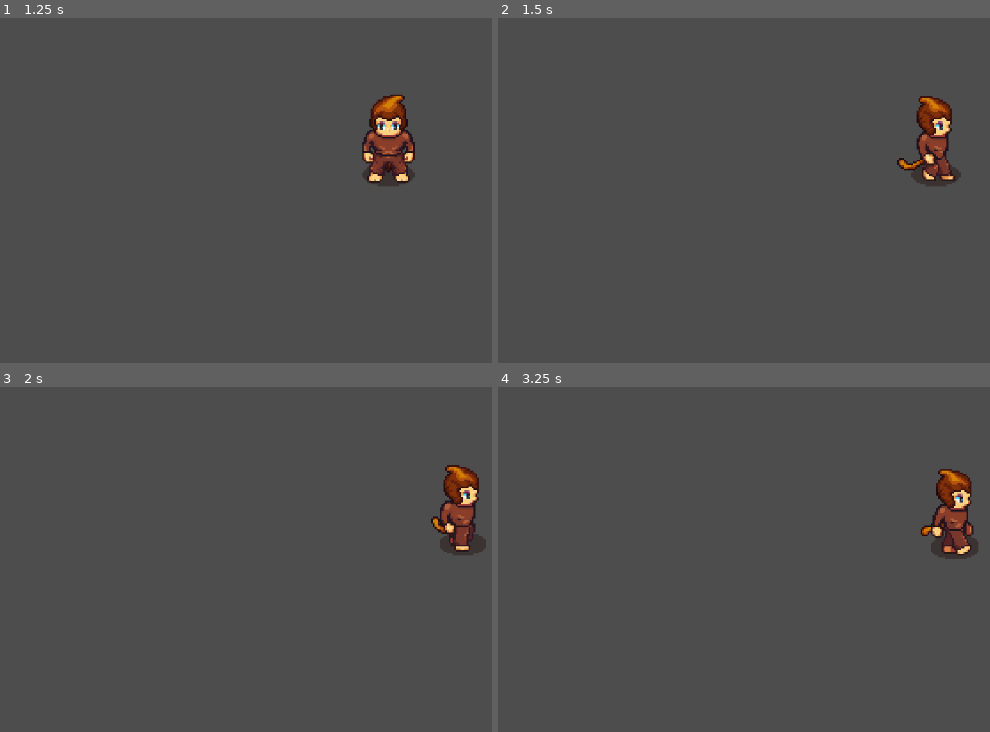
Above: before the commit, frames 1-4 (two rows, left to right).
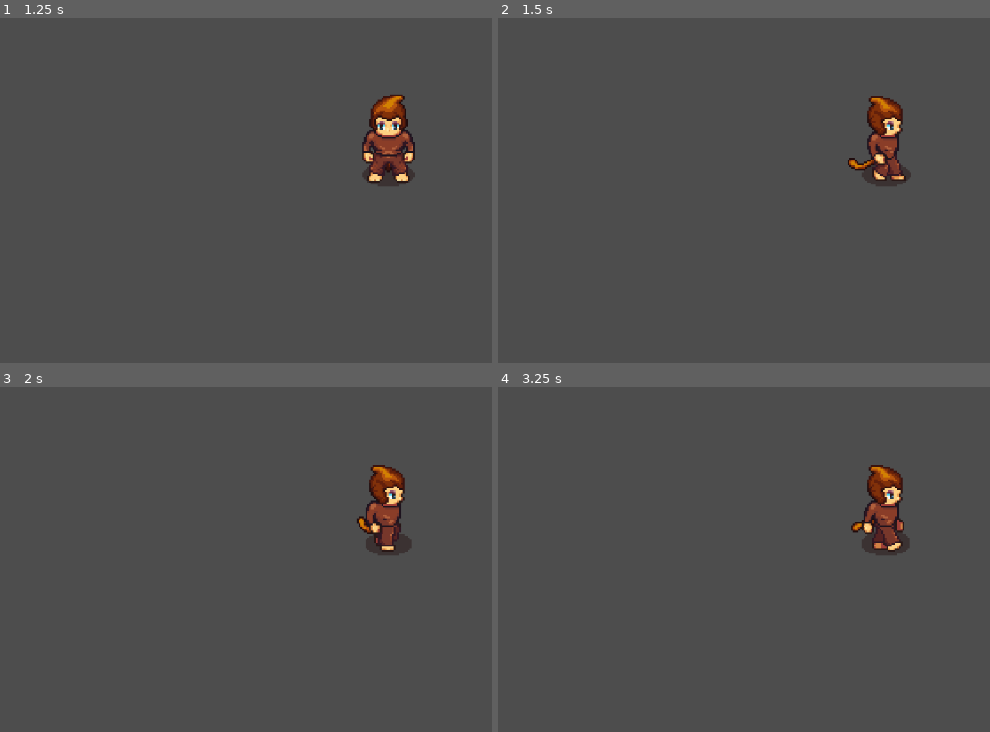
Above: after the commit, the same moments.

Repository: micahkepe/43-monkeys
Game: Godot game, scene res://scenes/main-menu.tscn
The game is run twice, just before and just after one commit, with the same random seed, the same clock (stepped at 60 frames per second) and the same inputs.
Inputs:
- Up to frame 1 (1.25 s): click "Start" at 0.5 s
- Up to frame 2 (1.5 s): tap Enter at 1.25 s; hold Right (ui_right) from 1.28 s (still down); hold Shift from 1.28 s (still down)
- Up to frame 3 (2 s): keep holding Right (ui_right); keep holding Shift
- Up to frame 4 (3.25 s): release Right (ui_right) at 2.03 s; release Shift at 2.03 s; hold S (ui_down) 2.03-2.78 s; tap Shift at 2.1 s; hold Right (ui_right) from 2.78 s (still down); hold Shift from 2.78 s (still down)

Frame 1 is identical in both runs. In frame 2, 3.6% of the frame differs, in the area x 71-95%, y 22-49%; in frame 3, 3.7%; in frame 4, 3.9%, in the area x 71-98%, y 22-50%.

Commit message:
Strip whitespace, setup editorconfig for uniformity in scripts

Diff:
--- a/scenes/level-0.tscn
+++ b/scenes/level-0.tscn
@@ -11,4 +11,3 @@
 
 [node name="Camera2D" type="Camera2D" parent="Characters/Player"]
 position = Vector2(5, -2)
-position_smoothing_enabled = true
--- a/scripts/player.gd
+++ b/scripts/player.gd
@@ -35,38 +35,30 @@
 	var current_speed = speed * sprint_multiplier if Input.is_key_pressed(KEY_SHIFT) else speed
 
 	# Movement input
-	# Diagonal first
-	if Input.is_action_pressed("ui_up") and Input.is_action_pressed("ui_right"):
-		input_velocity = Vector2(1, -1)
+	if Input.is_action_pressed("ui_right"):
+		input_velocity.x += 1
+	if Input.is_action_pressed("ui_left"):
+		input_velocity.x -= 1
+	if Input.is_action_pressed("ui_up"):
+		input_velocity.y -= 1
+	if Input.is_action_pressed("ui_down"):
+		input_velocity.y += 1
+
+	# Normalize diagonal movement
+	if input_velocity != Vector2.ZERO:
+		input_velocity = input_velocity.normalized()
+
+	## Set animation based on movement direction
+	if input_velocity.y < 0:
 		_animated_sprite.play("walk_up")
-	elif Input.is_action_pressed("ui_up") and Input.is_action_pressed("ui_left"):
-		input_velocity = Vector2(-1, -1)
-		_animated_sprite.play("walk_up")
-	elif Input.is_action_pressed("ui_down") and Input.is_action_pressed("ui_right"):
-		input_velocity = Vector2(1, 1)
+	elif input_velocity.y > 0:
 		_animated_sprite.play("walk_down")
-	elif Input.is_action_pressed("ui_down") and Input.is_action_pressed("ui_left"):
-		input_velocity = Vector2(-1, 1)
-		_animated_sprite.play("walk_down")
-	elif Input.is_action_pressed("ui_right"):
-		input_velocity.x += 1
+	elif input_velocity.x > 0:
 		_animated_sprite.play("walk_right")
-	elif Input.is_action_pressed("ui_left"):
-		input_velocity.x -= 1
+	elif input_velocity.x < 0:
 		_animated_sprite.play("walk_left")
-	elif Input.is_action_pressed("ui_up"):
-		input_velocity.y -= 1
-		_animated_sprite.play("walk_up")
-	elif Input.is_action_pressed("ui_down"):
-		input_velocity.y += 1
-		_animated_sprite.play("walk_down")
 	else:
 		_animated_sprite.stop()
-
-	## Normalize diagonal movement
-	## This ensures that the player moves at the same speed in all directions
-	if input_velocity != Vector2.ZERO:
-		input_velocity = input_velocity.normalized()
 
 	## Set the velocity and move the character
 	velocity = input_velocity * current_speed
Not shown, added: .editorconfig
